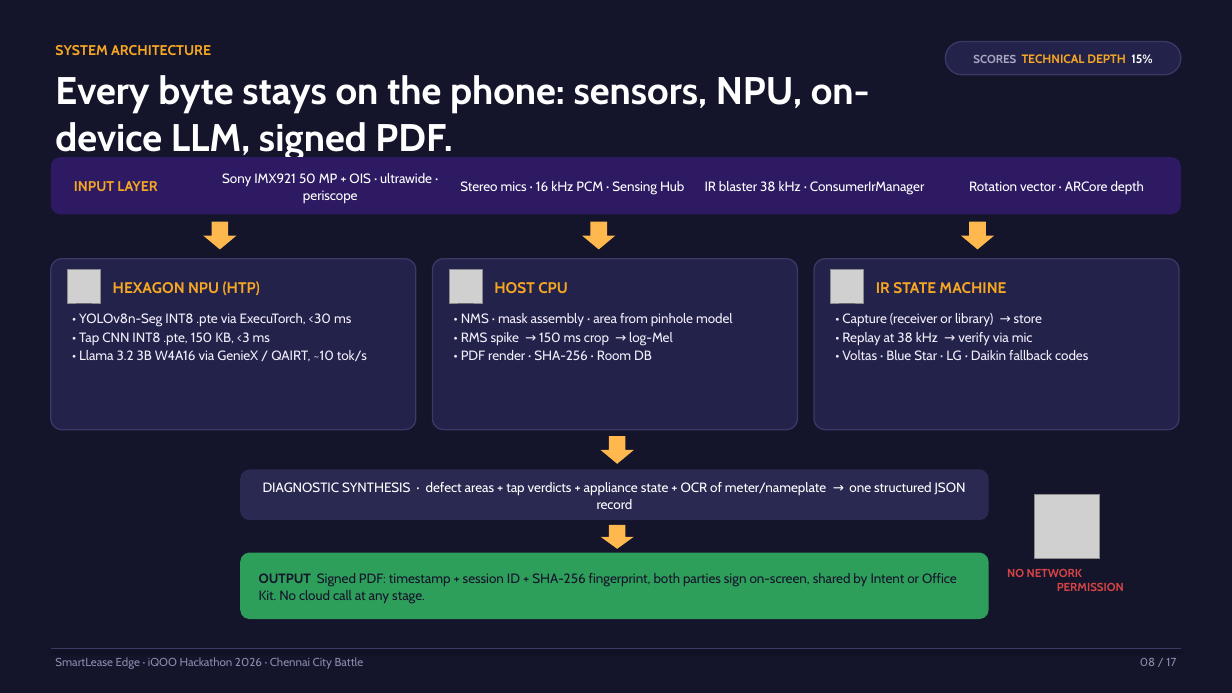
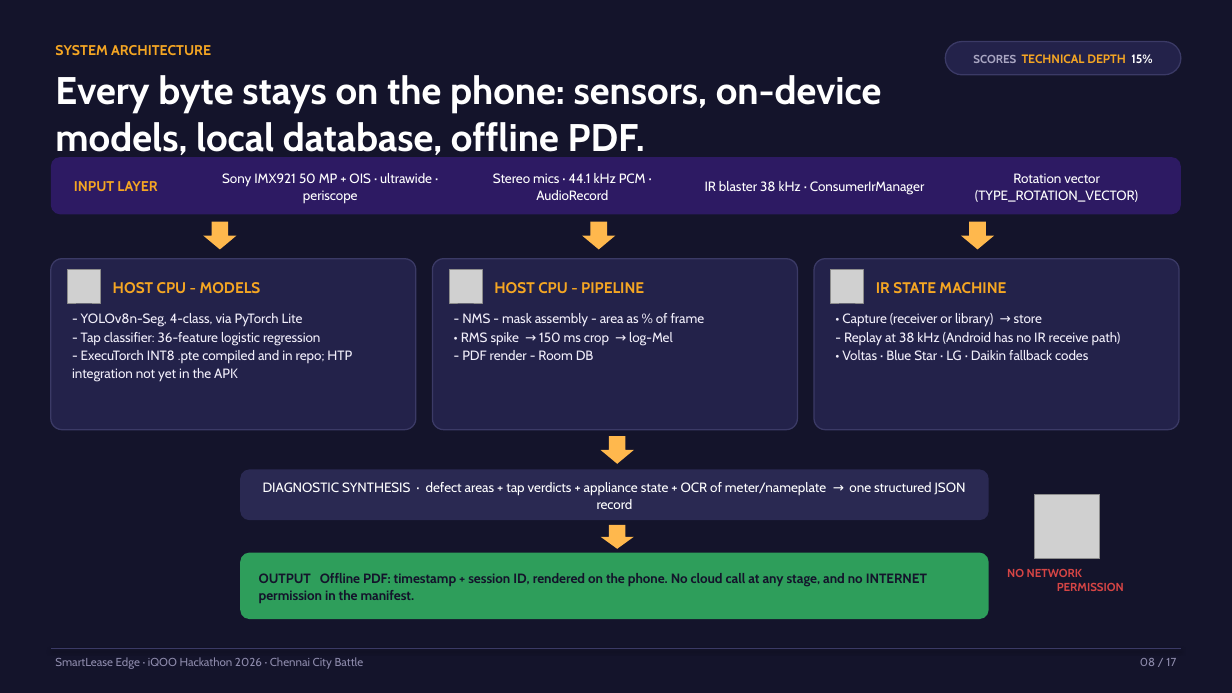
Before and after one commit to hameed0342j/smartlease-edge-chennai-H, a slide deck: slide 8 of docs/pitch/SmartLease-Edge-iQOO-Hackathon-2026.pptx. Drawn at 1232x693 pixels with LibreOffice and Linux fonts; fonts in the diff are those of the drawing; grey boxes stand for pictures. Boxes give left, top, right and bottom in pixels: in the first picture for what was removed or moved away, otherwise in the second. Text is boxed around its words. In the diff, an @@ line names an element or a change of style, - is before the commit and + after.

```diff
--- a/docs/pitch/SmartLease-Edge-iQOO-Hackathon-2026.pptx
+++ b/docs/pitch/SmartLease-Edge-iQOO-Hackathon-2026.pptx
@@ text at <box>55,75,882,160</box>: text changed @@
-Every byte stays on the phone: sensors, NPU, on-device LLM, signed PDF.
+Every byte stays on the phone: sensors, on-device models, local database, offline PDF.
@@ text at <box>493,173,646,200</box>: text changed @@
-Stereo mics · 16 kHz PCM · Sensing Hub
+Stereo mics · 44.1 kHz PCM · AudioRecord
@@ text at <box>975,173,1138,202</box>: text changed @@
-Rotation vector · ARCore depth
+Rotation vector (TYPE_ROTATION_VECTOR)
@@ text at <box>113,282,261,293</box>: text changed @@
-HEXAGON NPU (HTP)
+HOST CPU - MODELS
@@ text at <box>494,282,644,293</box>: text changed @@
-HOST CPU
+HOST CPU - PIPELINE
@@ text at <box>72,313,352,381</box>: text changed @@
-• YOLOv8n-Seg INT8 .pte via ExecuTorch, <30 ms
-• Tap CNN INT8 .pte, 150 KB, <3 ms
-• Llama 3.2 3B W4A16 via GenieX / QAIRT, ~10 tok/s
+- YOLOv8n-Seg, 4-class, via PyTorch Lite
+- Tap classifier: 36-feature logistic regression
+- ExecuTorch INT8 .pte compiled and in repo; HTP integration not yet in the APK
@@ text at <box>462,313,705,327</box>: text changed @@
-• NMS · mask assembly · area from pinhole model
+- NMS - mask assembly - area as % of frame
@@ text at <box>462,350,594,360</box>: text changed @@
-• PDF render · SHA-256 · Room DB
+- PDF render - Room DB
@@ text at <box>844,332,1121,345</box>: text changed @@
-• Replay at 38 kHz → verify via mic
+- Replay at 38 kHz (Android has no IR receive path)
@@ text at <box>259,573,927,603</box>: text changed; bold on @@
-OUTPUT Signed PDF: timestamp + session ID + SHA-256 fingerprint, both parties sign on-screen, shared by Intent or Office Kit. No cloud call at any stage.
+OUTPUT Offline PDF: timestamp + session ID, rendered on the phone. No cloud call at any stage, and no INTERNET permission in the manifest.
```
Also in this commit, not shown: 14 other slides changed, 1 other file.
